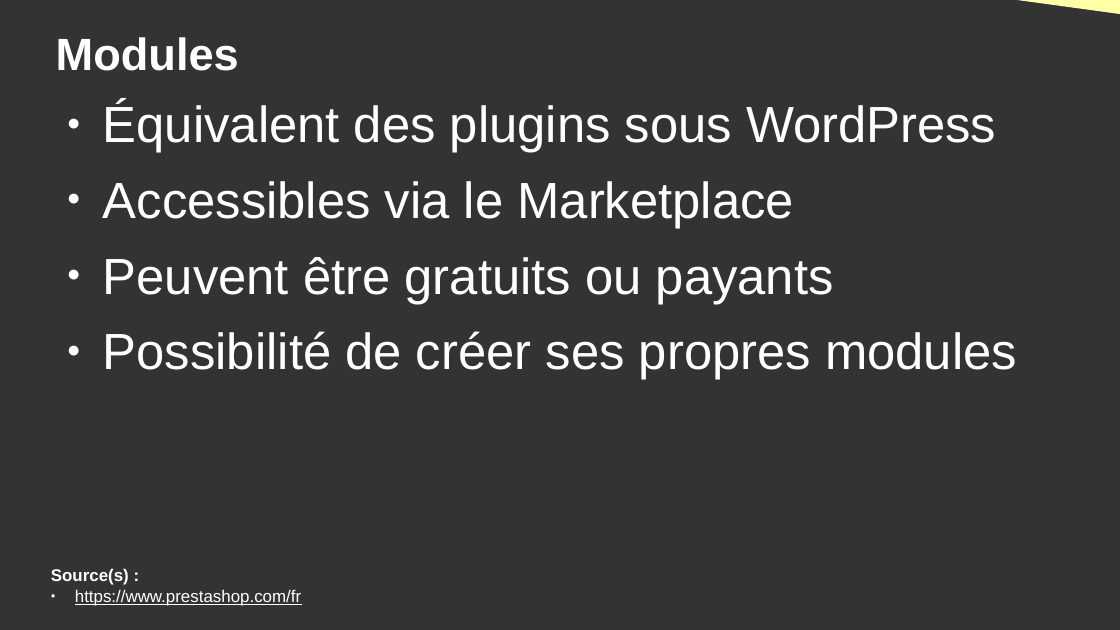
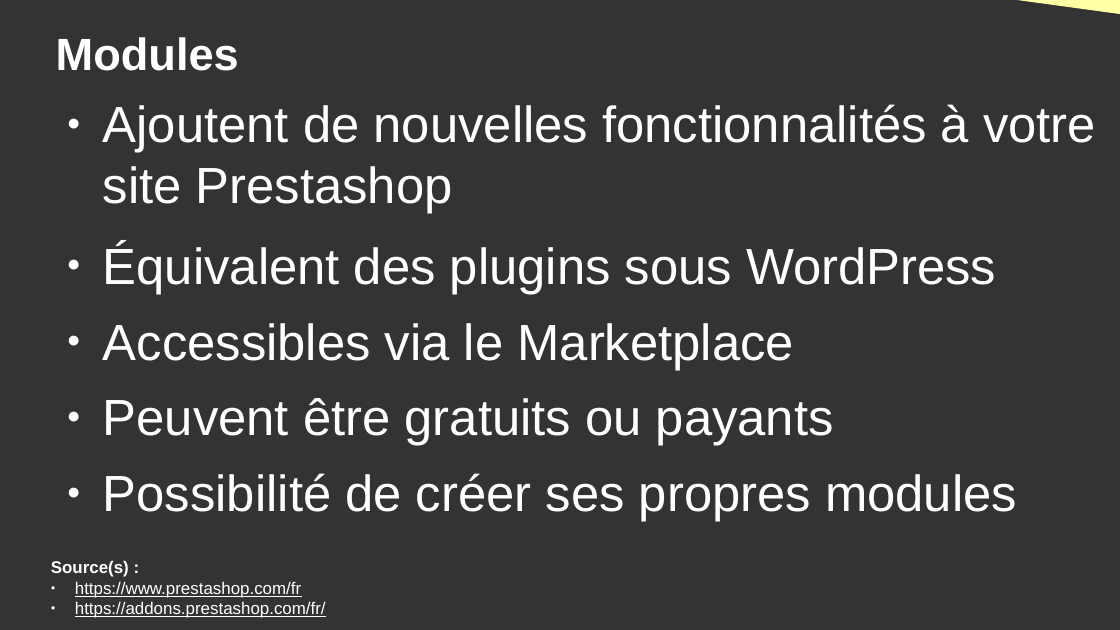
Before and after one commit to DanYellow/cours, a slide deck: slide 20 of gestion-de-contenus-specialisee-s4/travaux-pratiques/numero-1/presentation.odp. Drawn at 1120x630 pixels with LibreOffice and Linux fonts; fonts in the diff are those of the drawing. Boxes give left, top, right and bottom in pixels: in the first picture for what was removed or moved away, otherwise in the second. Text is boxed around its words. In the diff, an @@ line names an element or a change of style, - is before the commit and + after.

Commit message:
Update TP#1 Prestashop

```diff
--- a/gestion-de-contenus-specialisee-s4/travaux-pratiques/numero-1/presentation.odp
+++ b/gestion-de-contenus-specialisee-s4/travaux-pratiques/numero-1/presentation.odp
@@ text at (103, 104, 1096, 214): paragraph added @@
+● Ajoutent de nouvelles fonctionnalités à votre site Prestashop
@@ text "Source(s) :": place and size @@
-text "Source(s) :" at (51, 568, 301, 606)
+text "Source(s) :" at (51, 560, 326, 618)
@@ text at (75, 601, 326, 618): paragraph added @@
+● https://addons.prestashop.com/fr/
```
Also in this commit, not shown: 4 other slides changed, 1 other file.
